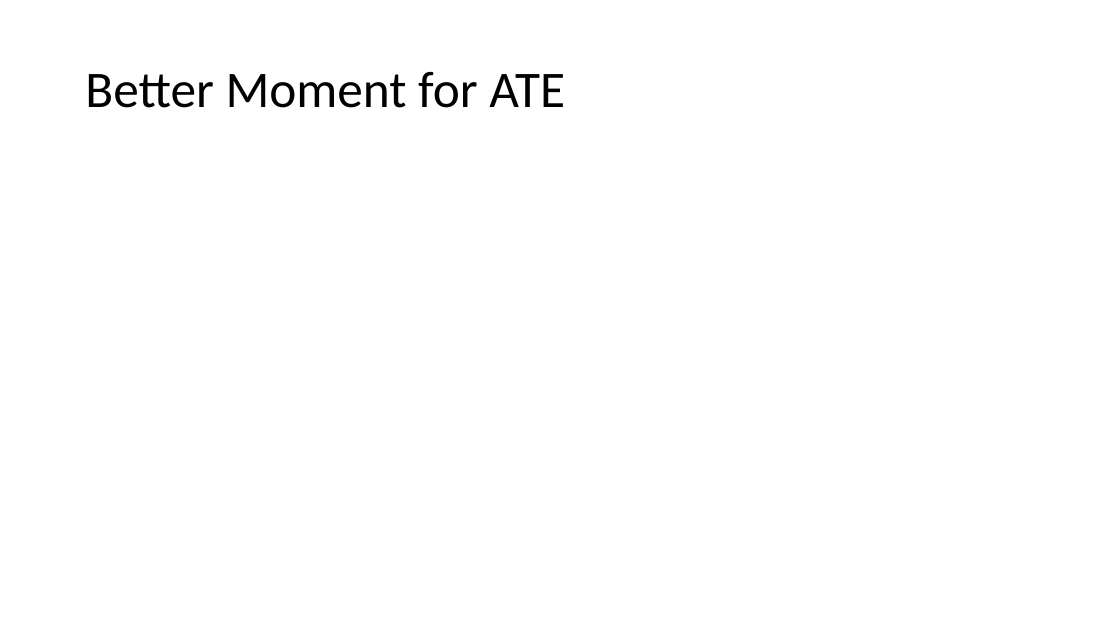
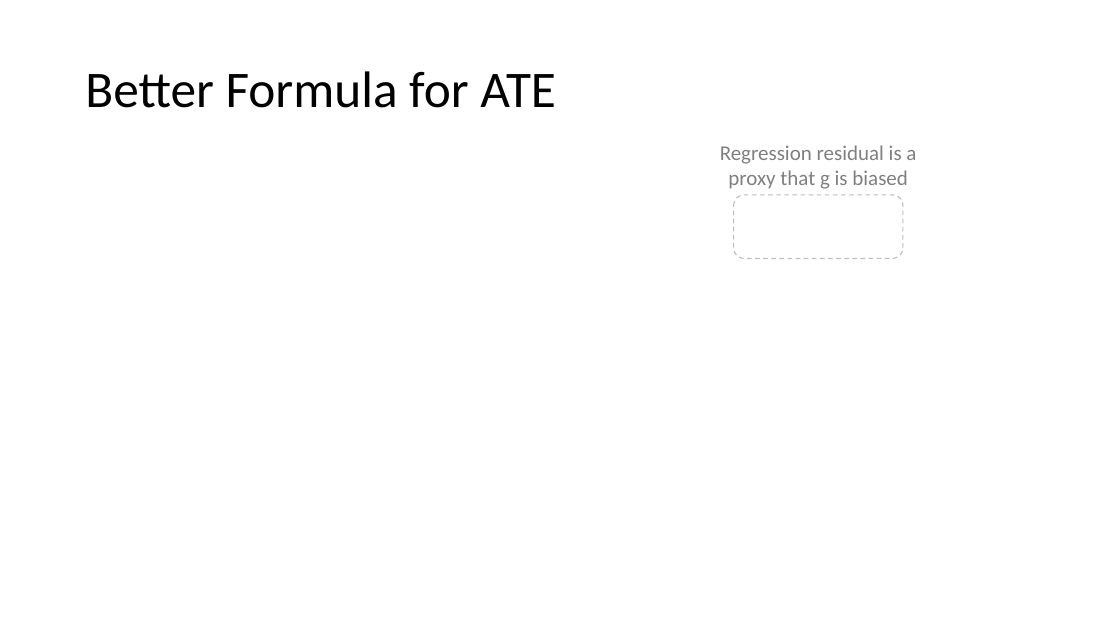
Before and after one commit to stanford-msande228/winter25, a slide deck: slide 21 of assets/presentations/MSANDE228_Lecture13_Inference_with_Modern_NonLinear_Methods.pptx (slide 29 before the commit). Drawn at 1120x630 pixels with LibreOffice and Linux fonts; fonts in the diff are those of the drawing; grey boxes stand for pictures. Boxes give left, top, right and bottom in pixels: in the first picture for what was removed or moved away, otherwise in the second. Text is boxed around its words. In the diff, an @@ line names an element or a change of style, - is before the commit and + after.

Commit message:
LEcture 13 updates

```diff
--- a/assets/presentations/MSANDE228_Lecture13_Inference_with_Modern_NonLinear_Methods.pptx
+++ b/assets/presentations/MSANDE228_Lecture13_Inference_with_Modern_NonLinear_Methods.pptx
@@ title at box(85, 71, 556, 108): text changed @@
-Better Moment for ATE
+Better Formula for ATE
@@ text added at box(720, 145, 916, 189), 18 pt, text #808080 @@
+Regression residual is a proxy that g is biased
@@ rounded rectangle added at box(734, 195, 902, 259), outline #BFBFBF 1 pt dashed @@
```
Also in this commit, not shown: 6 other slides changed, 3 slides added, 29 slides removed, 1 other file.
